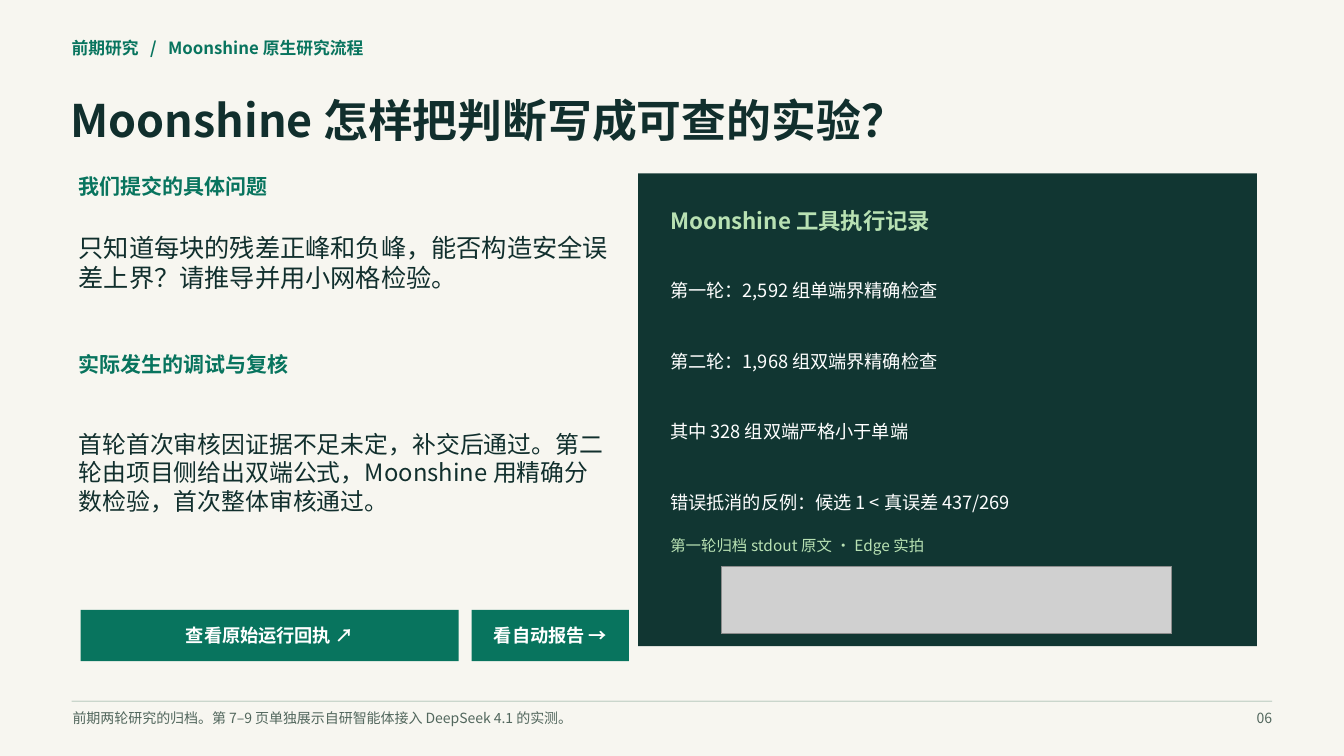
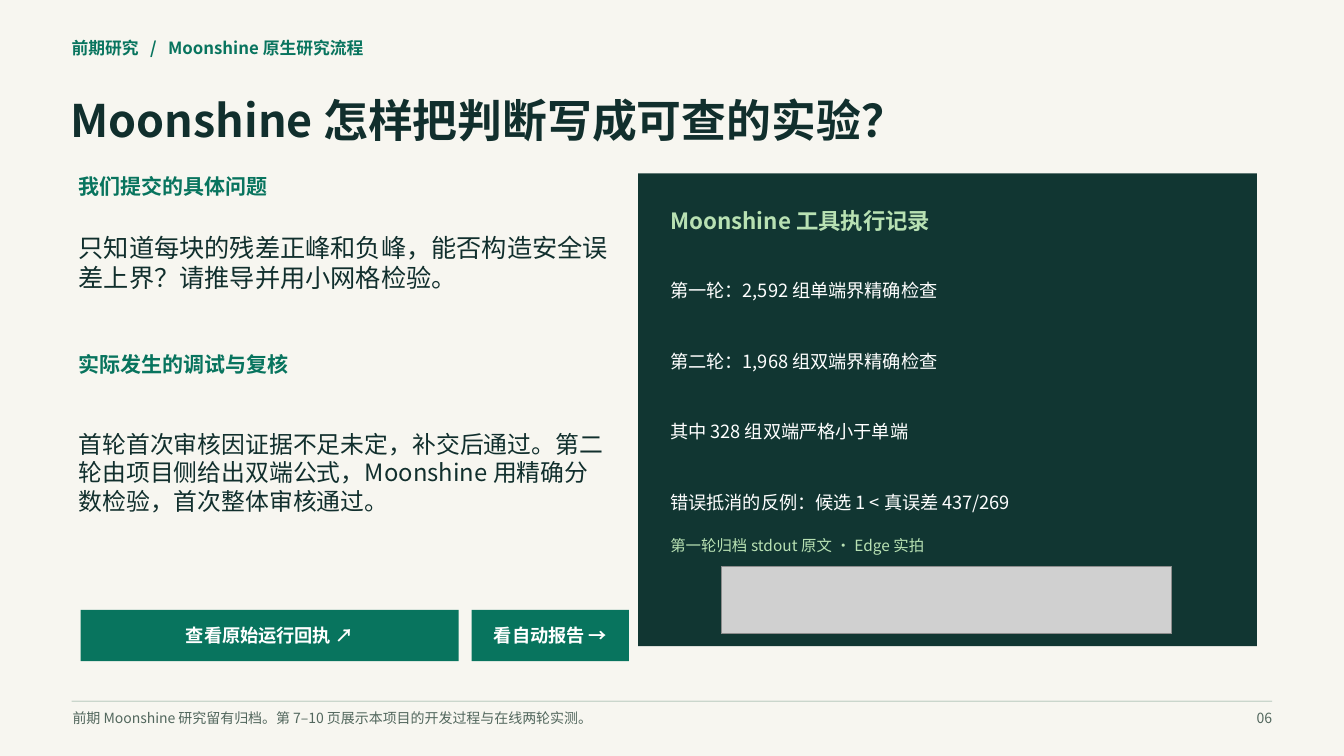
Before and after one commit to orgyuanbao/MoonshineThermalLab, a slide deck: slide 6 of MoonshineThermalLab/classroom/Moonshine热仿真课堂汇报.pptx. Drawn at 1344x756 pixels with LibreOffice and Linux fonts; fonts in the diff are those of the drawing; grey boxes stand for pictures. Boxes give left, top, right and bottom in pixels: in the first picture for what was removed or moved away, otherwise in the second. Text is boxed around its words. In the diff, an @@ line names an element or a change of style, - is before the commit and + after.

```diff
--- a/MoonshineThermalLab/classroom/Moonshine热仿真课堂汇报.pptx
+++ b/MoonshineThermalLab/classroom/Moonshine热仿真课堂汇报.pptx
@@ text at [73,711,592,724]: text changed @@
-前期两轮研究的归档。第 7–9 页单独展示自研智能体接入 DeepSeek 4.1 的实测。
+前期 Moonshine 研究留有归档。第 7–10 页展示本项目的开发过程与在线两轮实测。
```
Also in this commit, not shown: 10 other slides changed, 1 slide added, 15 other files.
